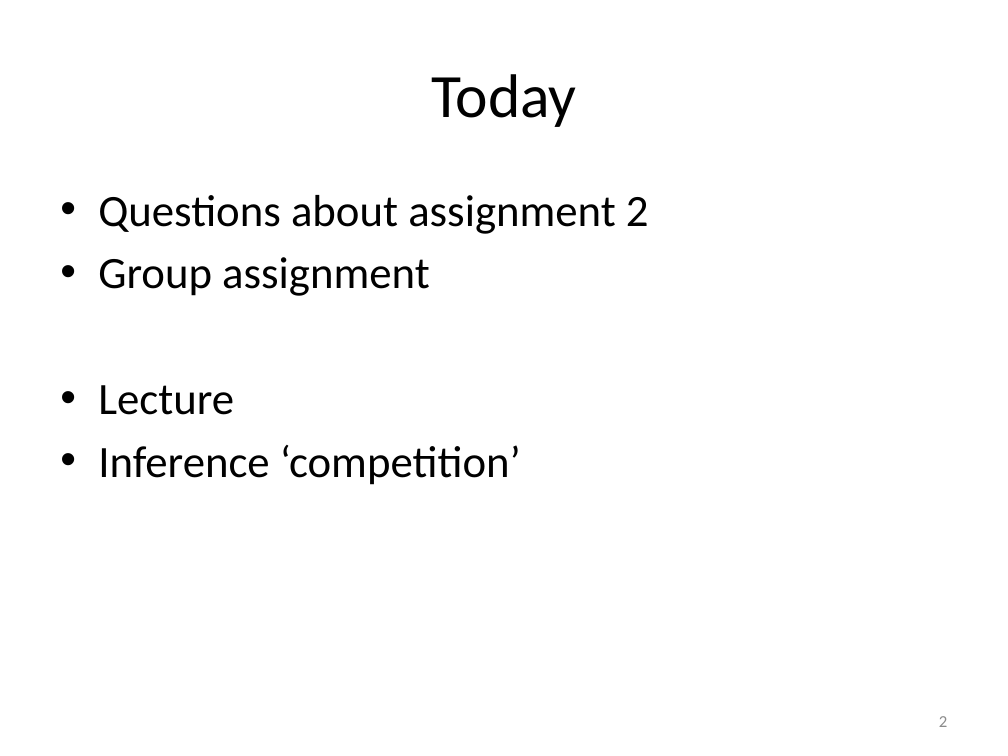
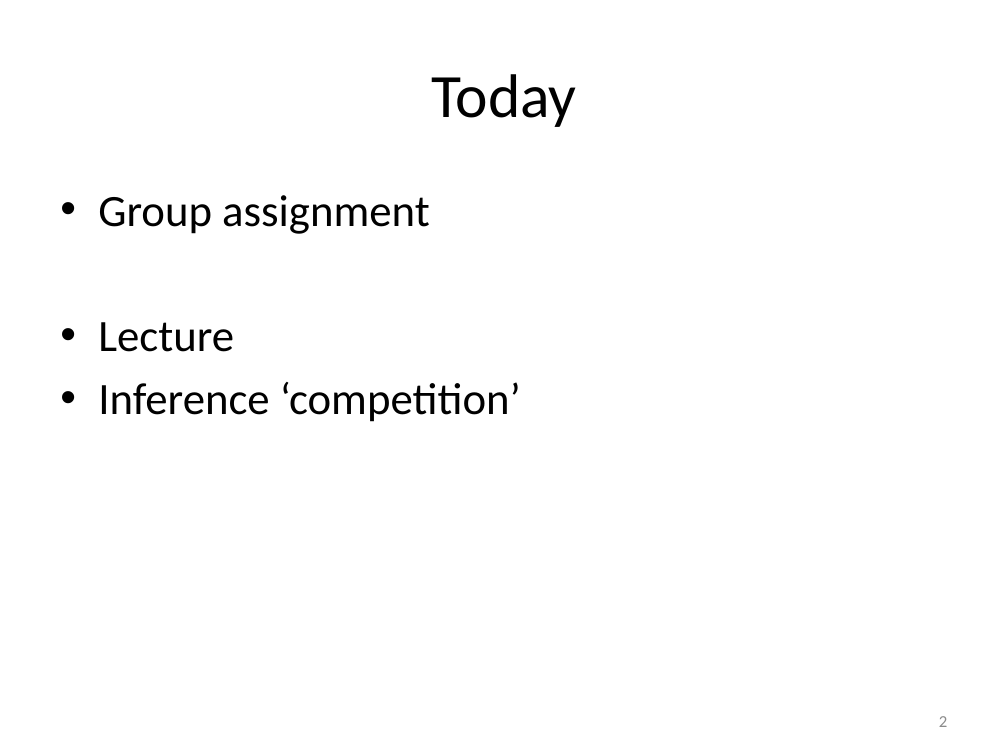
Before and after one commit to peterlugtig/peterlugtig.github.io, a slide deck: slide 2 of static/files/SDA/week13/lecture_week_13.pptx. Drawn at 1008x756 pixels with LibreOffice and Linux fonts; fonts in the diff are those of the drawing. Boxes give left, top, right and bottom in pixels: in the first picture for what was removed or moved away, otherwise in the second. Text is boxed around its words. In the diff, an @@ line names an element or a change of style, - is before the commit and + after.

```diff
--- a/static/files/SDA/week13/lecture_week_13.pptx
+++ b/static/files/SDA/week13/lecture_week_13.pptx
@@ text at (x1=98, y1=195, x2=649, y2=234): paragraph removed @@
-• Questions about assignment 2
```
Also in this commit, not shown: 9 other slides changed, 3 slides added, 1 slide removed, 7 other files.
